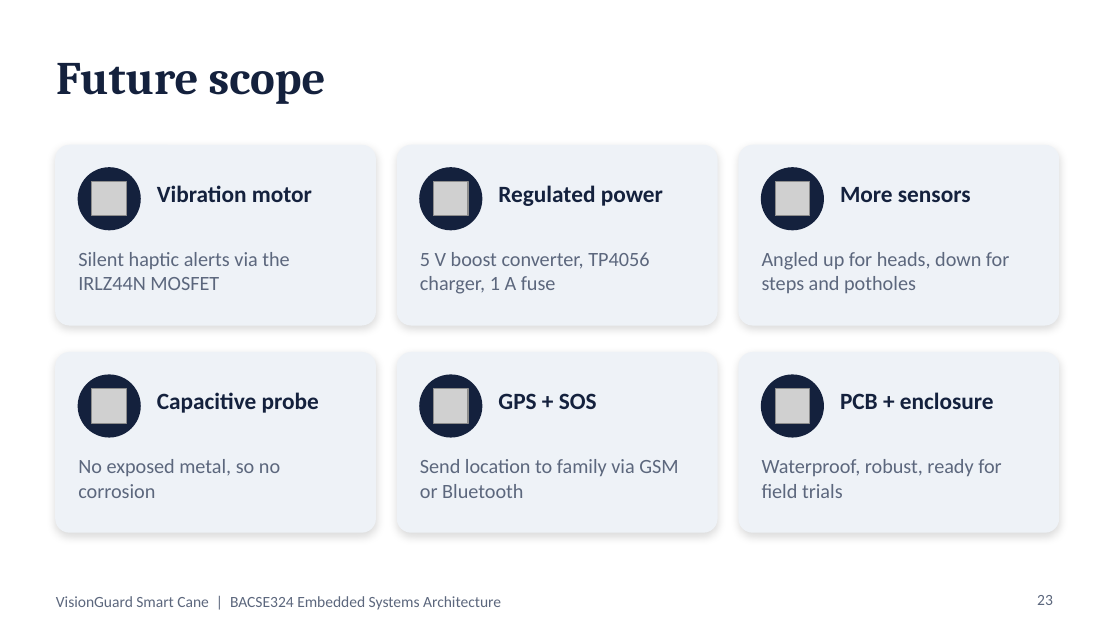
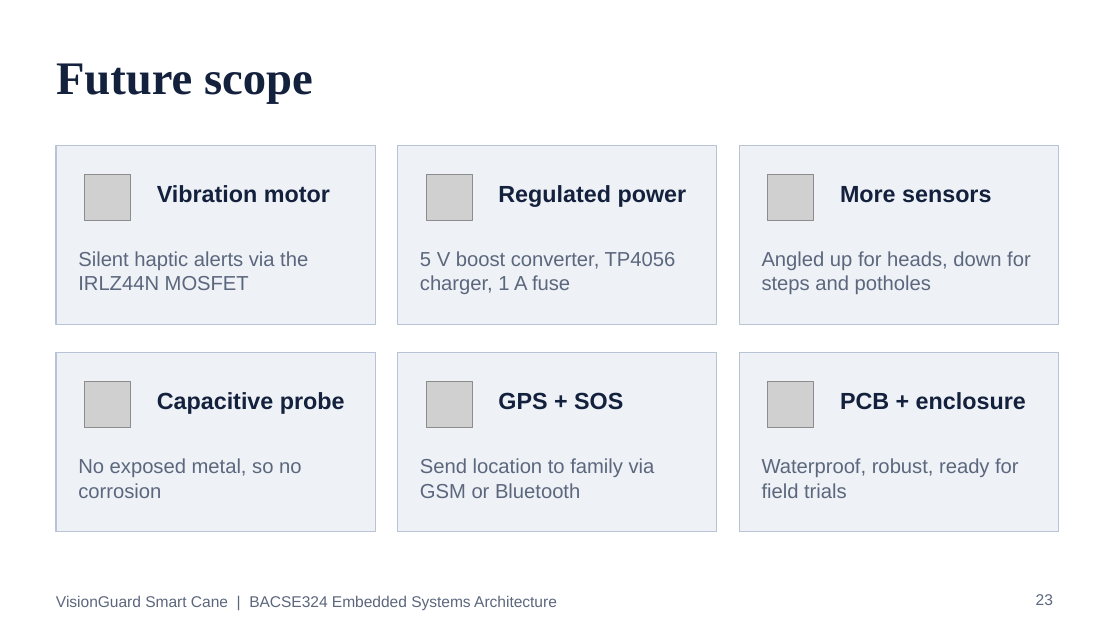
Before and after one commit to darshanpvt007-afk/visionguard-smart-cane, a slide deck: slide 23 of docs/VisionGuard_Presentation.pptx. Drawn at 1120x630 pixels with LibreOffice and Linux fonts; fonts in the diff are those of the drawing; grey boxes stand for pictures. Boxes give left, top, right and bottom in pixels: in the first picture for what was removed or moved away, otherwise in the second. Text is boxed around its words. In the diff, an @@ line names an element or a change of style, - is before the commit and + after.

```diff
--- a/docs/VisionGuard_Presentation.pptx
+++ b/docs/VisionGuard_Presentation.pptx
@@ title "Future scope" at box(56, 63, 313, 104): font Cambria to Times New Roman @@
@@ rectangle at box(56, 146, 375, 325): rounded rectangle to rectangle; outline #EEF2F7 1 pt to #B8C4D6 0.75 pt; shadow off @@
@@ rounded rectangle removed at box(398, 146, 717, 325) @@
@@ rectangle added at box(398, 146, 717, 325), fill #EEF2F7, outline #B8C4D6 0.75 pt @@
@@ rounded rectangle removed at box(739, 146, 1058, 325) @@
@@ rectangle added at box(739, 146, 1058, 325), fill #EEF2F7, outline #B8C4D6 0.75 pt @@
@@ ellipse removed at box(78, 168, 140, 230) @@
@@ picture: place and size @@
-picture at box(92, 181, 127, 216)
+picture at box(85, 174, 131, 220)
@@ ellipse removed at box(420, 168, 482, 230) @@
@@ picture: place and size @@
-picture at box(433, 181, 468, 216)
+picture at box(427, 174, 473, 220)
@@ ellipse removed at box(762, 168, 823, 230) @@
@@ picture: place and size @@
-picture at box(775, 181, 810, 216)
+picture at box(768, 174, 814, 220)
@@ rounded rectangle removed at box(56, 353, 375, 532) @@
@@ rectangle added at box(56, 353, 375, 532), fill #EEF2F7, outline #B8C4D6 0.75 pt @@
@@ rounded rectangle removed at box(398, 353, 717, 532) @@
@@ rectangle added at box(398, 353, 717, 532), fill #EEF2F7, outline #B8C4D6 0.75 pt @@
@@ rounded rectangle removed at box(739, 353, 1058, 532) @@
@@ rectangle added at box(739, 353, 1058, 532), fill #EEF2F7, outline #B8C4D6 0.75 pt @@
@@ ellipse removed at box(78, 375, 140, 437) @@
@@ picture: place and size @@
-picture at box(92, 389, 127, 423)
+picture at box(85, 381, 131, 427)
@@ ellipse removed at box(420, 375, 482, 437) @@
@@ picture: place and size @@
-picture at box(433, 389, 468, 423)
+picture at box(427, 381, 473, 427)
@@ ellipse removed at box(762, 375, 823, 437) @@
@@ picture: place and size @@
-picture at box(775, 389, 810, 423)
+picture at box(768, 381, 814, 427)
@@ font Calibri to Arial in 14 elements at box(1036, 594, 1053, 605), box(56, 595, 557, 610), box(157, 185, 330, 203), box(78, 251, 308, 290), box(498, 185, 687, 207), box(420, 251, 676, 294), box(840, 186, 991, 203), box(762, 251, 1031, 294), box(157, 392, 345, 414), box(78, 458, 301, 498), box(498, 392, 623, 410), box(420, 458, 655, 498), box(840, 392, 1026, 410), box(762, 458, 1019, 498) @@
```
Also in this commit, not shown: 24 other slides changed, 7 other files.
